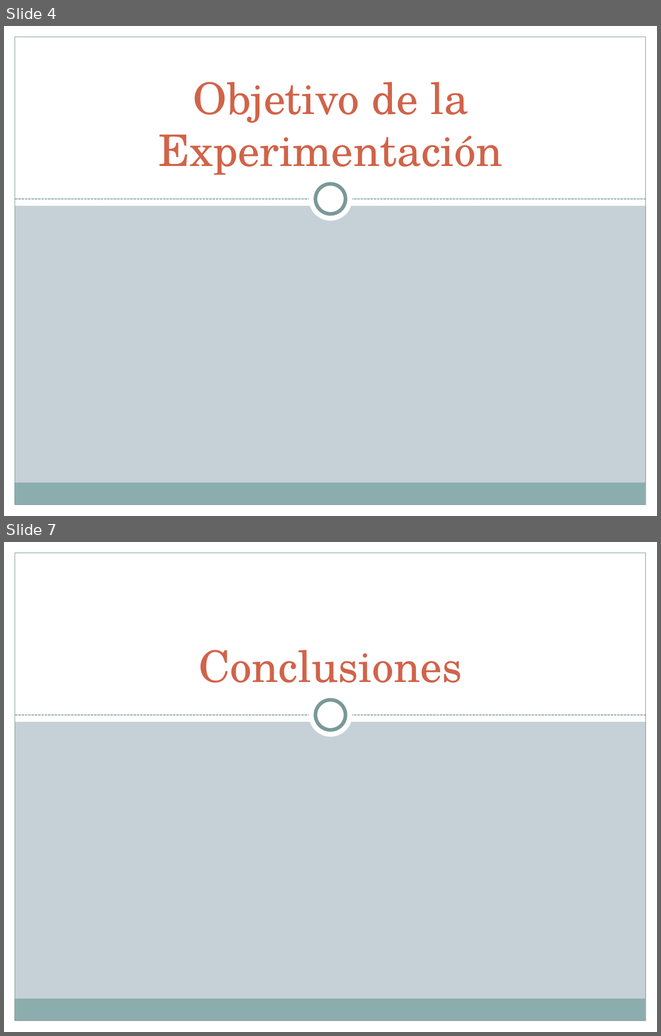
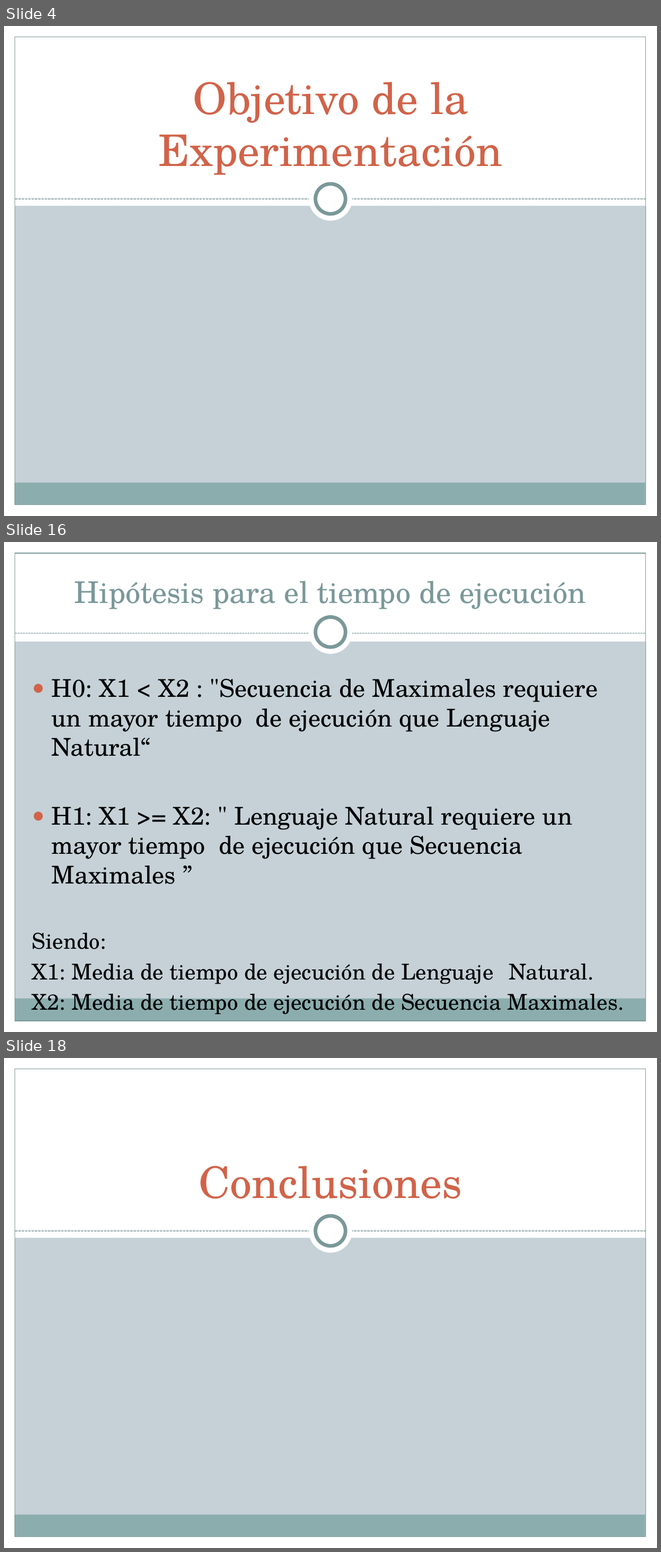
Before and after one commit to diegohttp/plagiarius, a slide deck: Lab6/Diapos HIPOTESIS.pptx. Shown one above the other, each under a label of ours: slides 4 and 7 before the commit, slides 4, 16 and 18 after it; the slides between them are not shown. The pictures are 661x1036 and 661x1552 pixels, drawn with LibreOffice and Linux fonts; fonts in the diff are those of the drawing. Boxes give left, top, right and bottom in pixels: in the first picture for what was removed or moved away, otherwise in the second. Text is boxed around its words. In the diff, an @@ line names an element or a change of style, - is before the commit and + after.

```diff
--- a/Lab6/Diapos HIPOTESIS.pptx
+++ b/Lab6/Diapos HIPOTESIS.pptx
@@ slide 16 added at (4, 542, 657, 1032), background #C5D1D7; not listed: 5 template elements that a slide beside it also shows @@
@@ rectangle added at (4, 542, 657, 641), fill #FFFFFF @@
@@ title added at (74, 581, 586, 609), 33 pt, text #7C999A @@
+Hipótesis para el tiempo de ejecución
@@ ellipse added at (309, 610, 353, 654), fill #FFFFFF @@
@@ ellipse added at (316, 617, 345, 647), fill #FFFFFF, outline #7C999A 4 pt @@
@@ line added from (15, 633) to (646, 633), #7C999A 0.75 pt dashed @@
@@ text added at (32, 679, 624, 1014), 27 pt, text #000000 @@
+● H0: X1 < X2 : "Secuencia de Maximales requiere un mayor tiempo de ejecución que Lenguaje Natural“
+● H1: X1 >= X2: " Lenguaje Natural requiere un mayor tiempo de ejecución que Secuencia Maximales ”
+Siendo:
+X1: Media de tiempo de ejecución de Lenguaje Natural.
+X2: Media de tiempo de ejecución de Secuencia Maximales.
@@ what was slide 7 is now slide 18 @@
```
Also in this commit, not shown: 1 slide changed, 11 other slides added, 1 slide removed.
